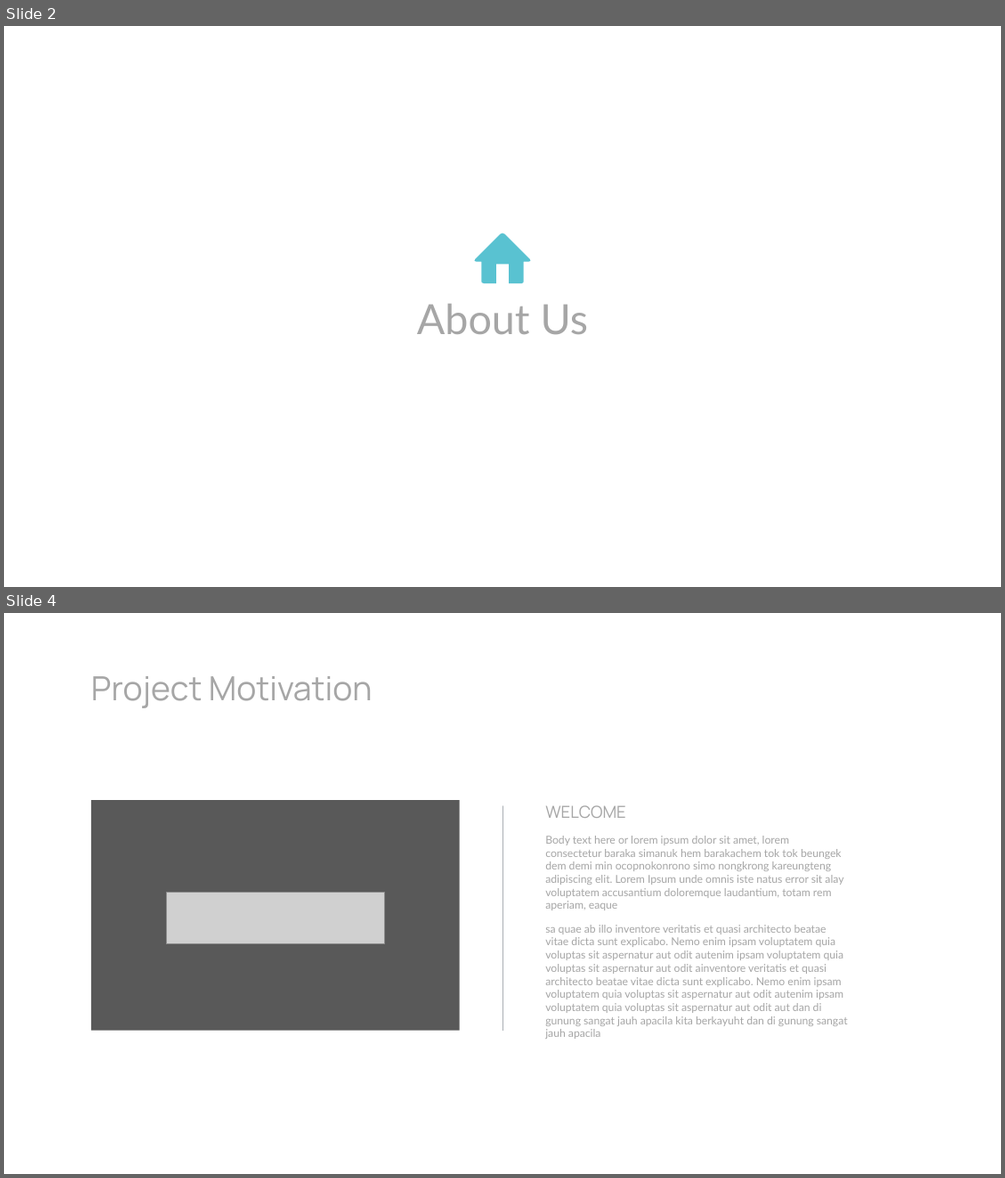
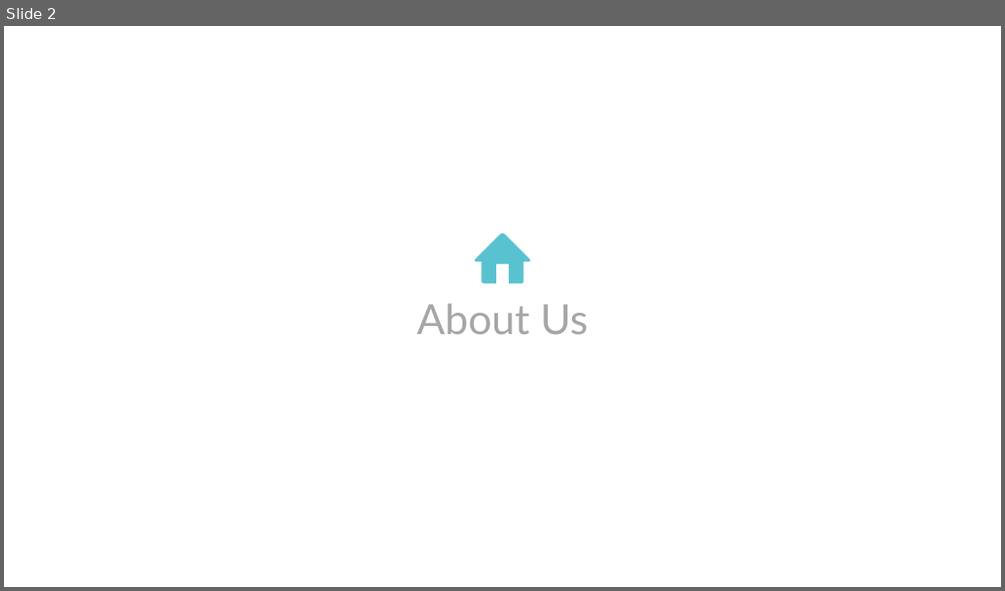
Before and after one commit to rbob96/GRNFanZone, a slide deck: Documentation/Demonstration/Demo - Final.pptx. Shown one above the other, each under a label of ours: slides 2 and 4 before the commit, slide 2 after it; the slides between them are not shown. The pictures are 1005x1178 and 1005x591 pixels, drawn with LibreOffice and Linux fonts; fonts in the diff are those of the drawing; grey boxes stand for pictures. Boxes give left, top, right and bottom in pixels: in the first picture for what was removed or moved away, otherwise in the second. Text is boxed around its words. In the diff, an @@ line names an element or a change of style, - is before the commit and + after.

```diff
--- a/Documentation/Demonstration/Demo - Final.pptx
+++ b/Documentation/Demonstration/Demo - Final.pptx
@@ slide 4 removed at box(4, 613, 1001, 1174), background #FFFFFF @@
@@ title removed at box(91, 676, 372, 708) @@
-Project Motivation
@@ rectangle removed at box(91, 800, 460, 1030) @@
@@ line removed from (502, 1030) to (502, 806) @@
@@ text removed at box(545, 805, 626, 818) @@
-WELCOME
@@ text removed at box(545, 835, 848, 1038) @@
-Body text here or lorem ipsum dolor sit amet, lorem consectetur baraka simanuk hem barakachem tok tok beungek dem demi min ocopnokonrono simo nongkrong kareungteng adipiscing elit. Lorem Ipsum unde omnis iste natus error sit alay voluptatem accusantium doloremque laudantium, totam rem aperiam, eaque
-sa quae ab illo inventore veritatis et quasi architecto beatae vitae dicta sunt explicabo. Nemo enim ipsam voluptatem quia voluptas sit aspernatur aut odit autenim ipsam voluptatem quia voluptas sit aspernatur aut odit ainventore veritatis et quasi architecto beatae vitae dicta sunt explicabo. Nemo enim ipsam voluptatem quia voluptas sit aspernatur aut odit autenim ipsam voluptatem quia voluptas sit aspernatur aut odit aut dan di gunung sangat jauh apacila kita berkayuht dan di gunung sangat jauh apacila
@@ picture removed at box(166, 892, 385, 943) @@
```
Also in this commit, not shown: 1 slide changed, 6 slides added, 3 other slides removed, 12 other files.
